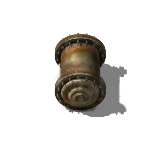
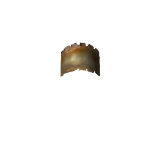
The second 160 × 160 image is a revision of the first. Changes to its layers:
hid "Layer 1" over box(48, 33, 128, 118)
